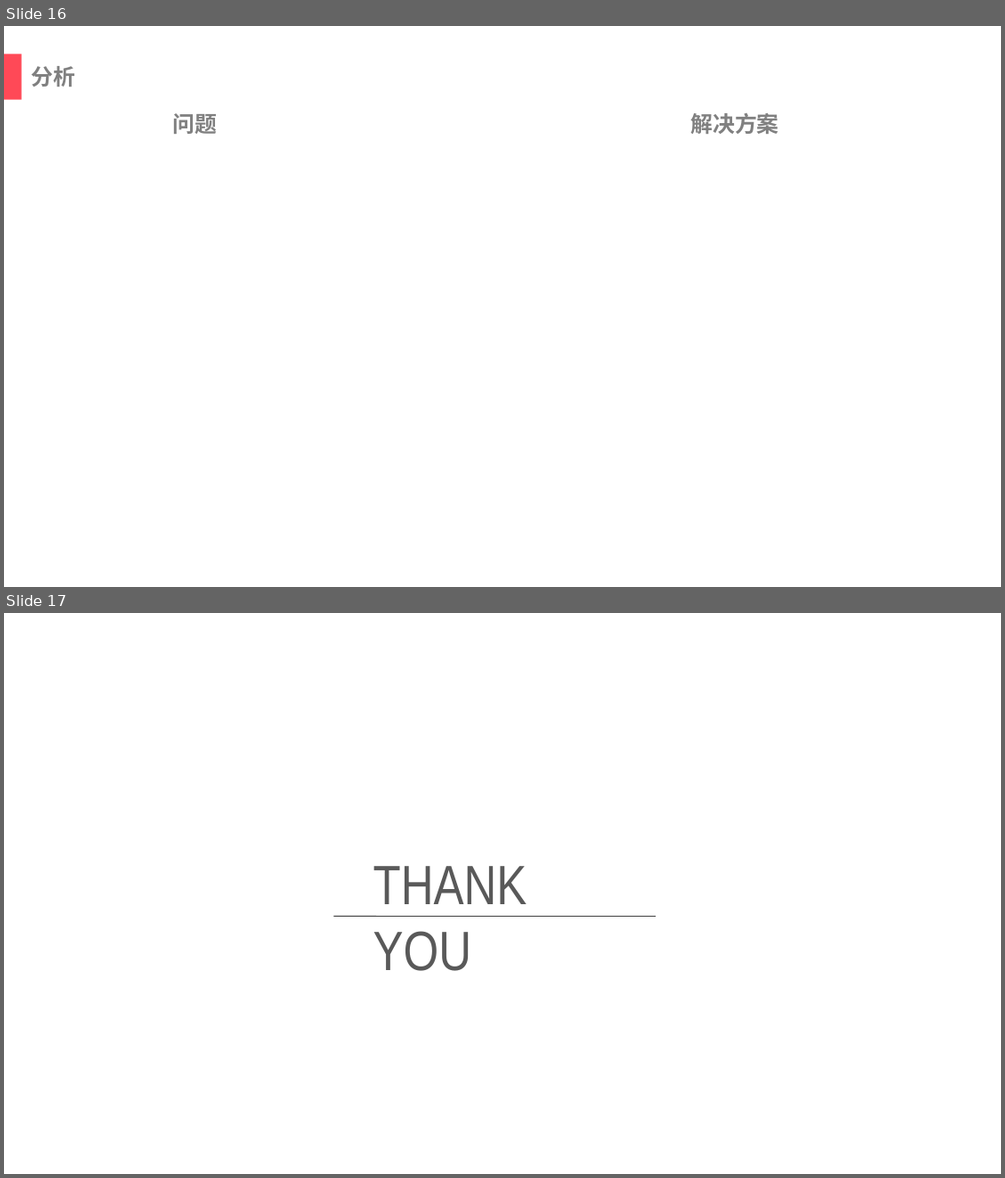
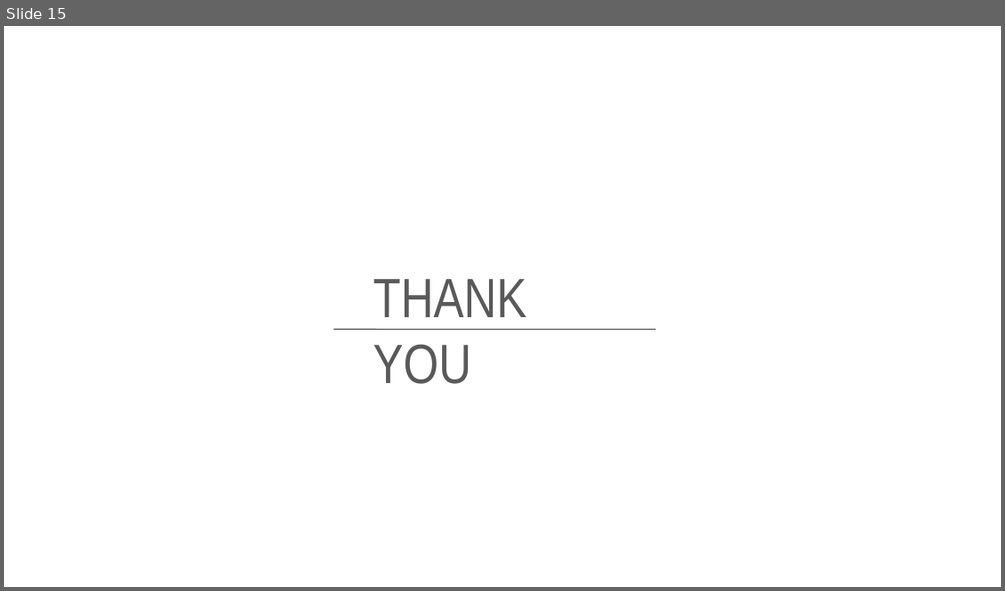
Before and after one commit to Almarduke/ArchitectureBigHomework, a slide deck: PPT/ATAM演示.pptx. Shown one above the other, each under a label of ours: slides 16 and 17 before the commit, slide 15 after it. The pictures are 1005x1178 and 1005x591 pixels, drawn with LibreOffice and Linux fonts; fonts in the diff are those of the drawing; background and template pictures are left out. Boxes give left, top, right and bottom in pixels: in the first picture for what was removed or moved away, otherwise in the second. Text is boxed around its words. In the diff, an @@ line names an element or a change of style, - is before the commit and + after.

```diff
--- a/PPT/ATAM演示.pptx
+++ b/PPT/ATAM演示.pptx
@@ slide 16 removed at bbox=[4, 26, 1001, 587], background #FFFFFF @@
@@ rectangle removed at bbox=[4, 54, 22, 100] @@
@@ text removed at bbox=[32, 66, 76, 87] @@
-分析
@@ text removed at bbox=[173, 113, 218, 134] @@
-问题
@@ text removed at bbox=[691, 113, 779, 134] @@
-解决方案
@@ what was slide 17 is now slide 15 @@
```
Also in this commit, not shown: 5 slides changed, 8 slides added, 26 other slides removed, 1 other file.
